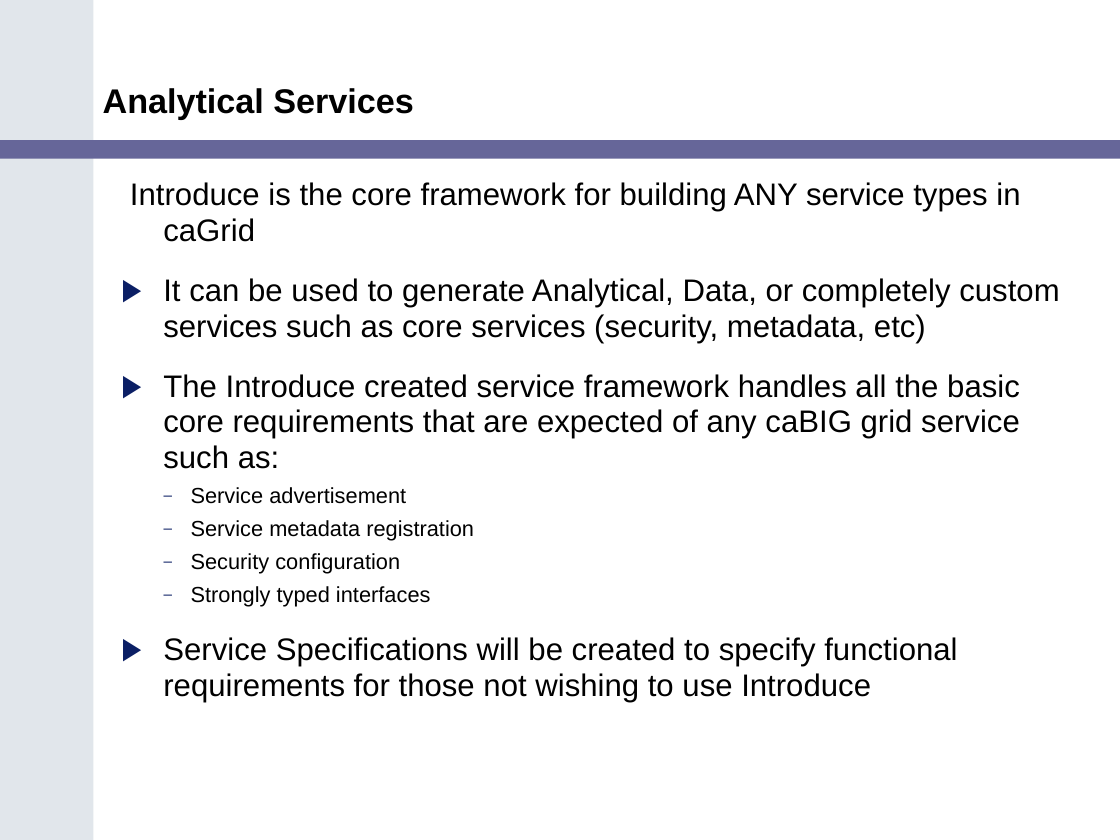
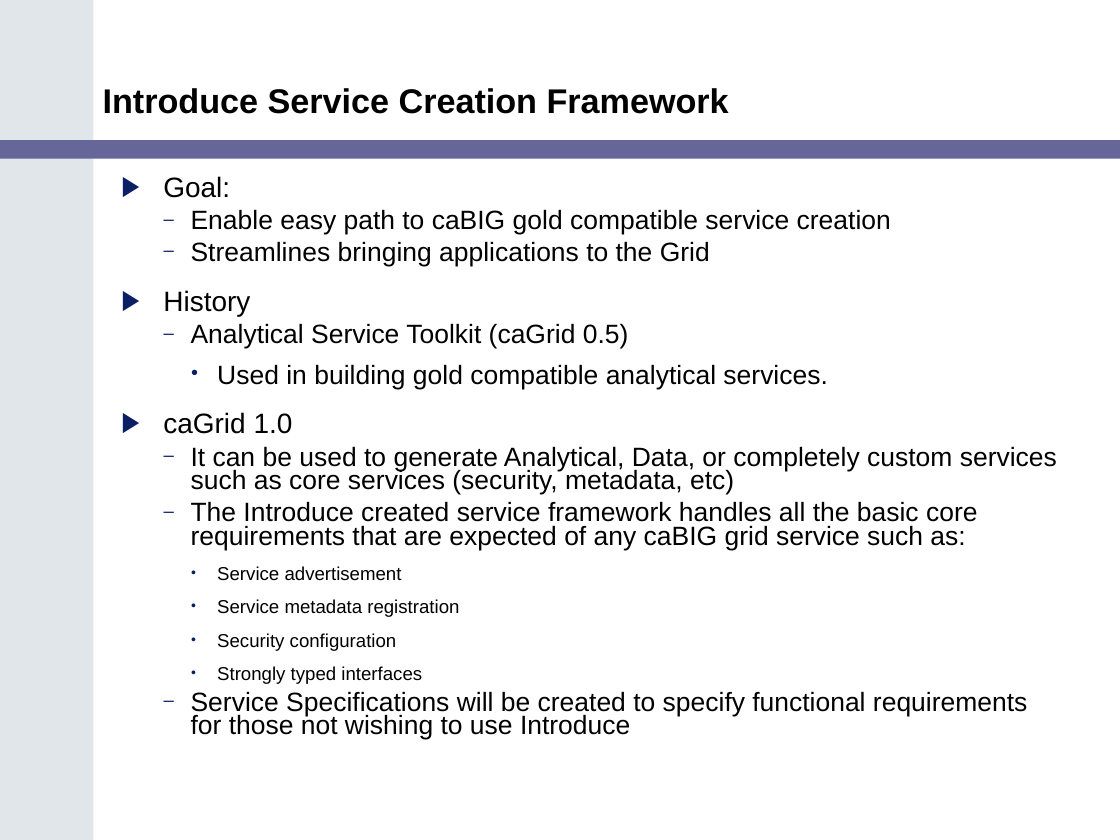
Before and after one commit to NCIP/cagrid-portal, a slide deck: slide 8 of cagrid-1-0/Documentation/presentations/200602_VCDE_ARCH/caGrid_Update_Arch_VCDE_Feb1.ppt (slide 10 before the commit). Drawn at 1120x840 pixels with LibreOffice and Linux fonts; fonts in the diff are those of the drawing; background and template pictures are left out. Boxes give left, top, right and bottom in pixels: in the first picture for what was removed or moved away, otherwise in the second. Text is boxed around its words. In the diff, an @@ line names an element or a change of style, - is before the commit and + after.

```diff
--- a/cagrid-1-0/Documentation/presentations/200602_VCDE_ARCH/caGrid_Update_Arch_VCDE_Feb1.ppt
+++ b/cagrid-1-0/Documentation/presentations/200602_VCDE_ARCH/caGrid_Update_Arch_VCDE_Feb1.ppt
@@ title at [103,88,729,114]: text changed @@
-Analytical Services
+Introduce Service Creation Framework
@@ text at [163,176,891,434]: text changed; size 20 to 17 pt @@
-Introduce is the core framework for building ANY service types in caGrid
+▶ Goal:
+  – Enable easy path to caBIG gold compatible service creation
+  – Streamlines bringing applications to the Grid
+▶ History
+  – Analytical Service Toolkit (caGrid 0.5)
+    • Used in building gold compatible analytical services.
+▶ caGrid 1.0
@@ text at [191,446,1057,740]: size 20 to 17 pt in "It can be used to generate Analytical, ...", "The Introduce created service framework handles all ...", "Service Specifications will be created to specify ..."; size 14 to 12 pt in "Service advertisement", "Service metadata registration", "Security configuration", "Strongly typed interfaces"; bullet ▶ to –; list level 1 to 2 in "It can be used to ..."; line spacing 0.95 to 0.75; list level 1 to 2 in "The Introduce created service framework ..."; bullet – to •; list level 2 to 3 in "Service advertisement"; list level 2 to 3 in "Service metadata registration"; list level 2 to 3 in "Security configuration"; list level 2 to 3 in "Strongly typed interfaces"; list level 1 to 2 in "Service Specifications will be created ..." @@
```
Also in this commit, not shown: 6 other slides changed, 3 slides added, 1 slide removed.
